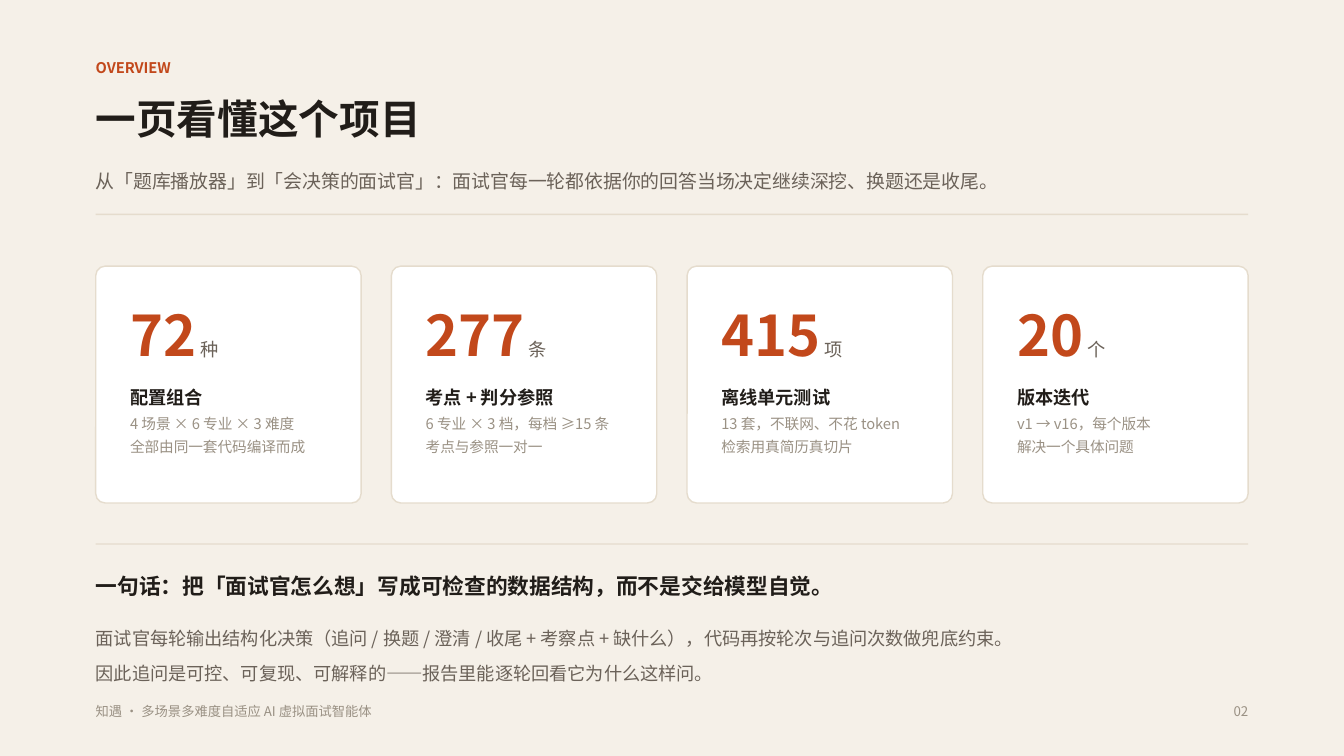
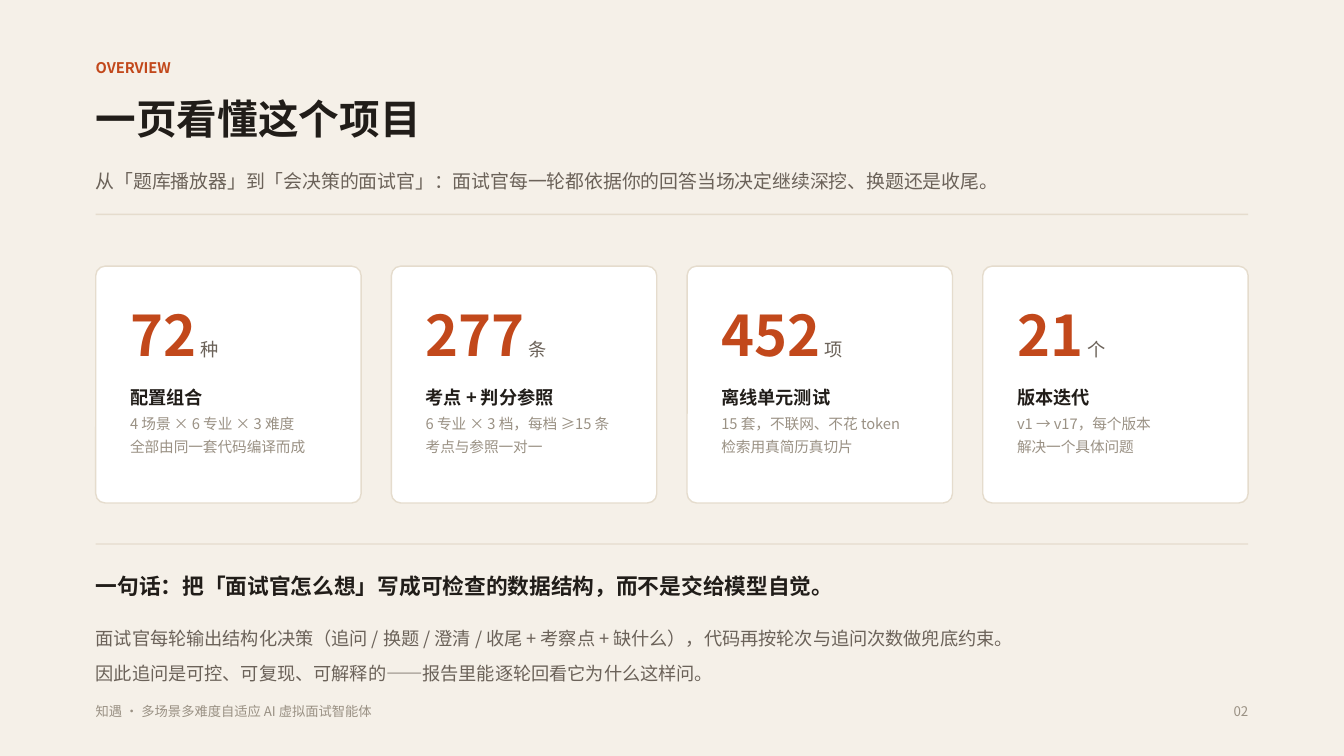
Before and after one commit to shuangxingxi/zhiyu-interview, a slide deck: slide 2 of 知遇-AI虚拟面试官-答辩.pptx. Drawn at 1344x756 pixels with LibreOffice and Linux fonts; fonts in the diff are those of the drawing. Boxes give left, top, right and bottom in pixels: in the first picture for what was removed or moved away, otherwise in the second. Text is boxed around its words. In the diff, an @@ line names an element or a change of style, - is before the commit and + after.

Commit message:
docs(deck): 测试数 452、版本数 21，路线图补 v17

```diff
--- a/知遇-AI虚拟面试官-答辩.pptx
+++ b/知遇-AI虚拟面试官-答辩.pptx
@@ text at bbox=[721, 313, 842, 357]: text changed @@
-415 项
+452 项
@@ text at bbox=[1017, 313, 1105, 358]: text changed @@
-20 个
+21 个
@@ text at bbox=[721, 417, 900, 430]: text changed @@
-13 套，不联网、不花 token
+15 套，不联网、不花 token
@@ text at bbox=[1017, 417, 1151, 431]: text changed @@
-v1 → v16，每个版本
+v1 → v17，每个版本
```
Also in this commit, not shown: 2 other slides changed, 1 other file.
